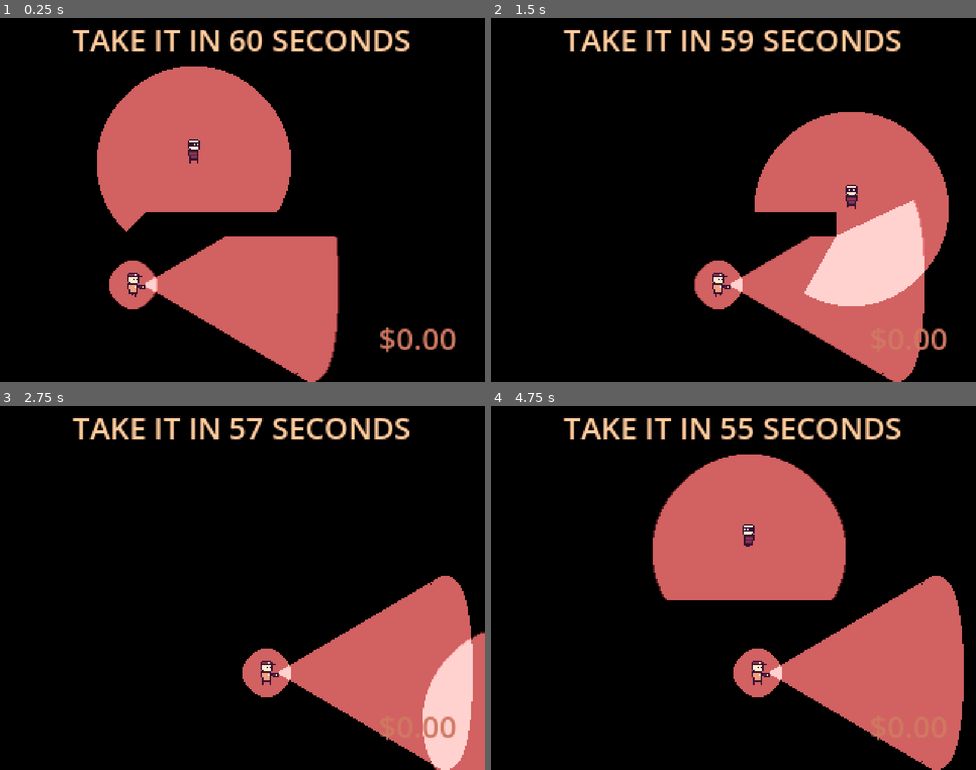
Above: before the commit, frames 1-4 (two rows, left to right).
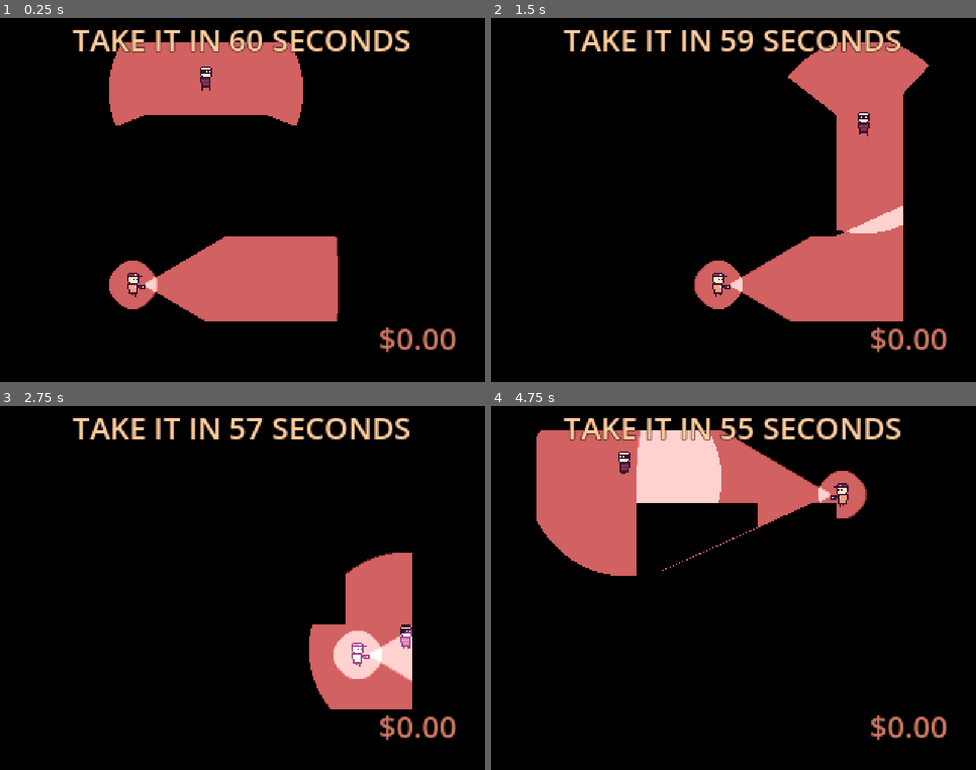
Above: after the commit, the same moments.

Repository: delano-vevo/take-it-in
Game: Godot game, scene res://Main.tscn
Two runs of this game, one before a commit and one after it. Both use one fixed random seed, a clock stepped at 60 frames per second and the inputs below.
Inputs (mouse positions are in pixels of both pictures, inside the frame that each line leads up to):
- Up to frame 1 (0.25 s): no input
- Up to frame 2 (1.5 s): tap Enter at 0.5 s; move the mouse to (840, 181) at 0.52 s; press the mouse at (840, 181) at 0.53 s; hold D (move_right) 0.53-1.28 s; move the mouse to (636, 218) at 1.27 s; release the mouse at (636, 218) at 1.28 s; hold S (move_down) from 1.28 s (still down); click (636, 218) at 1.35 s
- Up to frame 3 (2.75 s): move the mouse to (291, 507) at 2.02 s; release S (move_down) at 2.03 s; press the mouse at (291, 507) at 2.03 s; hold D (move_right) from 2.03 s (still down)
- Up to frame 4 (4.75 s): move the mouse to (709, 660) at 2.77 s; release D (move_right) at 2.78 s; release the mouse at (709, 660) at 2.78 s; hold W (move_up) 2.78-3.53 s; click (709, 660) at 2.85 s; move the mouse to (879, 642) at 3.52 s; press the mouse at (879, 642) at 3.53 s; hold A (move_left) from 3.53 s (still down); move the mouse to (588, 533) at 4.27 s; release the mouse at (588, 533) at 4.28 s; click (588, 533) at 4.35 s

The runs differ from the first frame. In frame 1, 17% of the frame differs, in the area x 20-70%, y 6-100%; in frame 2, 17%; in frame 3, 13%; in frame 4, 35%, in the area x 9-98%, y 6-100%.

Commit message:
Reworked enemy logic to use navigation agent and implemented a simple chase-the-player state; still no easy way to grab points for building patrol paths but maybe that's just my cross to bear forever

Diff:
--- /dev/null
+++ b/Entities/Enemies/BaseLogic/enemy_state_chase.gd
@@ -0,0 +1,42 @@
+extends State
+## Implements basic behavior for chasing down a player, using the NavigationAgent2D
+## in the parent node to chase after the player's last spotted position
+
+## State links
+@export var idle_state: State
+
+## Gameplay variables
+@onready var last_seen_position: Vector2 ## The position to move towards - the last seen position of the player
+
+func state_entered(parent: Entity) -> void:
+	print("Chasin the player ooooh!")
+	# TODO: add a little graphic here to indicate the enemy has spotted the player (read: rip off MGS)
+	# Capture the player's current position as the last seen position
+	last_seen_position = parent.player.global_position
+
+## Game loop
+func physics_process(delta: float, parent: Entity) -> State:
+	# Update the last seen position as long as the enemy has line of sight on the player
+	if (parent.look_for_player()):
+		# Update facing in parent to keep looking at the player
+		parent.facing = rad_to_deg(parent.global_position.angle_to_point(parent.player.global_position))
+		last_seen_position = parent.player.global_position
+	# Check if the enemy has yet reached the last seen position
+	if (parent.global_position.distance_to(last_seen_position) > parent.chase_speed * delta):
+		# Invoke the NavigationAgent in the Enemy to path to the next patrol point
+		parent.nav_agent.target_position = last_seen_position
+		var move_dir = parent.global_position.direction_to(parent.nav_agent.get_next_path_position())
+		# Pass calculated movement direction to the parent's physics code
+		parent.velocity = move_dir * parent.chase_speed
+		parent.move_and_slide()
+		# Pass calculated movement direction to the parent's animation blend positions
+		if (abs(move_dir.x) < 0.1): # Small threshold for x-movement to avoid weirdness on micro-adjustments from navigationagent
+			parent.set_blend_spaces(Vector2(0,sign(move_dir.y)))
+		else:
+			parent.set_blend_spaces(Vector2(sign(move_dir.x),0))
+	else:
+		# When the last seen position is reached, revert to idle state
+		parent.global_position = last_seen_position
+		return idle_state
+	# No exit conditions encountered - continue pursuit
+	return null
--- a/Entities/Enemies/BaseLogic/enemy_state_idle.gd
+++ b/Entities/Enemies/BaseLogic/enemy_state_idle.gd
@@ -4,6 +4,7 @@
 
 ## State links
 @export var patrol_state: State
+@export var chase_state: State
 
 ## Editor nodes
 @export var idle_wait: Timer ## The Timer that controls how long the enemy idles for before moving on
@@ -15,8 +16,11 @@
 	idle_wait.start()
 
 func process(delta: float, parent: Entity) -> State:
+	# Check to see if the player is spotted
+	if (parent.look_for_player()):
+		return chase_state
 	# Poll the wait timer to see if it's expired
-	if (idle_wait.is_stopped()):
+	elif (idle_wait.is_stopped()):
 		return patrol_state
 	else:
 		return null
--- a/Entities/Enemies/BaseLogic/enemy_state_patrol.gd
+++ b/Entities/Enemies/BaseLogic/enemy_state_patrol.gd
@@ -4,6 +4,7 @@
 
 ## State links
 @export var idle_state: State
+@export var chase_state: State
 
 ## Internal variables
 @onready var patrol_point: Vector2
@@ -15,16 +16,26 @@
 	patrol_point = parent.advance_patrol_point()
 
 func physics_process(delta: float, parent: Entity) -> State:
-	# Update animation blend spaces based on walk direction
-	# Walk the parent towards the next patrol point
+	# See if the enemy can spot the player
+	if (parent.look_for_player()):
+		return chase_state
+	# Walk the parent towards the next patrol point, if it's still out of range
 	if (parent.global_position.distance_to(patrol_point) > parent.move_speed * delta):
-		var move_dir = parent.global_position.direction_to(patrol_point)
-		# Set the blend spaces in the parent
-		parent.set_blend_spaces(move_dir)
-		# Apply movement to the enemy
+		# Invoke the NavigationAgent in the Enemy to path to the next patrol point
+		parent.nav_agent.target_position = patrol_point
+		var move_dir = parent.global_position.direction_to(parent.nav_agent.get_next_path_position())
+		# Pass calculated movement direction to the parent's physics code
 		parent.velocity = move_dir * parent.move_speed
 		parent.move_and_slide()
+		# Update the parent's facing direction based on movement
+		parent.facing = rad_to_deg(move_dir.angle())
+		# Pass calculated movement direction to the parent's animation blend positions
+		if (abs(move_dir.x) < 0.1): # Small threshold for x-movement to avoid weirdness on micro-adjustments from navigationagent
+			parent.set_blend_spaces(Vector2(0,sign(move_dir.y)))
+		else:
+			parent.set_blend_spaces(Vector2(sign(move_dir.x),0))
 	else:
+		# Snap to the patrol point and return to the idle state
 		parent.global_position = patrol_point
 		return idle_state
 	# No halts encountered - proceed with the patrol
--- a/Entities/Enemies/Guard/Guard.tscn
+++ b/Entities/Enemies/Guard/Guard.tscn
@@ -7,6 +7,7 @@
 [ext_resource type="Script" uid="uid://dvuleox15f5mw" path="res://Entities/Classes/state_machine.gd" id="5_b6mrl"]
 [ext_resource type="Script" uid="uid://bj8ilf2u7qr2" path="res://Entities/Enemies/BaseLogic/enemy_state_idle.gd" id="6_xpaf1"]
 [ext_resource type="Script" uid="uid://dxe8710shl248" path="res://Entities/Enemies/BaseLogic/enemy_state_patrol.gd" id="7_dl872"]
+[ext_resource type="Script" uid="uid://co1pdqx1iwxx6" path="res://Entities/Enemies/BaseLogic/enemy_state_chase.gd" id="8_dl872"]
 
 [sub_resource type="CapsuleShape2D" id="CapsuleShape2D_vvg72"]
 radius = 4.0
@@ -480,8 +481,11 @@
 nodes/MoveStateMachine/position = Vector2(-40, 100)
 node_connections = [&"output", 0, &"MoveStateMachine"]
 
-[node name="Guard" type="CharacterBody2D" unique_id=1008242168 node_paths=PackedStringArray("state_machine", "animation_tree")]
+[node name="Guard" type="CharacterBody2D" unique_id=1008242168 node_paths=PackedStringArray("nav_agent", "sight_ray", "state_machine", "animation_tree") groups=["enemies"]]
 script = ExtResource("1_74ekp")
+nav_agent = NodePath("NavigationAgent2D")
+sight_ray = NodePath("PlayerLookRay")
+chase_speed = 80.0
 state_machine = NodePath("StateMachine")
 animation_tree = NodePath("AnimationTree")
 move_speed = 50.0
@@ -519,15 +523,25 @@
 current_state = NodePath("Idle")
 parent = NodePath("..")
 
-[node name="Idle" type="Node" parent="StateMachine" unique_id=676996974 node_paths=PackedStringArray("patrol_state", "idle_wait")]
+[node name="Idle" type="Node" parent="StateMachine" unique_id=676996974 node_paths=PackedStringArray("patrol_state", "chase_state", "idle_wait")]
 script = ExtResource("6_xpaf1")
 patrol_state = NodePath("../Patrol")
+chase_state = NodePath("../Chase")
 idle_wait = NodePath("IdleWait")
 
 [node name="IdleWait" type="Timer" parent="StateMachine/Idle" unique_id=1993647230]
 wait_time = 4.0
 one_shot = true
 
-[node name="Patrol" type="Node" parent="StateMachine" unique_id=1904688254 node_paths=PackedStringArray("idle_state")]
+[node name="Patrol" type="Node" parent="StateMachine" unique_id=1904688254 node_paths=PackedStringArray("idle_state", "chase_state")]
 script = ExtResource("7_dl872")
 idle_state = NodePath("../Idle")
+chase_state = NodePath("../Chase")
+
+[node name="Chase" type="Node" parent="StateMachine" unique_id=135549549 node_paths=PackedStringArray("idle_state")]
+script = ExtResource("8_dl872")
+idle_state = NodePath("../Idle")
+
+[node name="NavigationAgent2D" type="NavigationAgent2D" parent="." unique_id=2061106403]
+
+[node name="PlayerLookRay" type="RayCast2D" parent="." unique_id=1506562719]
--- a/Entities/Enemies/Guard/guard.gd
+++ b/Entities/Enemies/Guard/guard.gd
@@ -1,5 +1,10 @@
 extends Enemy
+## Implements a simple Guard type enemy with a flashlight and a basic patrol route
 
+## Editor nodes
+@export var nav_agent: NavigationAgent2D ## The NavigationAgent2D this will use to traverse the level
+
+## Set the blend spaces for the guard's animations
 func set_blend_spaces(target: Vector2) -> void:
 	if (target.x != 0 and target.y != 0):
 		# Show the error for debugging
--- a/Entities/Enemies/enemy.gd
+++ b/Entities/Enemies/enemy.gd
@@ -6,9 +6,17 @@
 ## All Enemies will have a patrol path, defined as a list of points to move to (in global coordinates!);
 ## can be defined per-instance in level editing
 @export var patrol_path: Array[Vector2]
+@export var sight_ray: RayCast2D ## The RayCast used to detect line of sight to the player
+
+## Gameplay variables
+@export var max_look_range: float = 100.0 ## The maximum distance at which the guard will "spot" the player
+@export var max_look_angle: float = 60.0 ## The maximum angle, in degrees, that the player can be away from the enemy's facing direction and still be detected
+@export var chase_speed: float = 100.0 ## The speed at which the enemy runs when pursuing the player
 
 ## Internal variables
 @onready var next_patrol_point: int = 0 ## An index into the patrol_path array to point the enemy towards the next patrol point, when relevant
+@onready var player: Player ## Maintains a pointer to the Player node for LoS checks and the like
+@onready var facing: float ## The angle (IN DEGREES) that the enemy is currently facing
 
 ## Obtain the next patrol point based on internal index
 func get_next_patrol_point() -> Vector2:
@@ -20,3 +28,20 @@
 	if (next_patrol_point >= patrol_path.size()):
 		next_patrol_point = 0
 	return get_next_patrol_point()
+
+## Looks for the player and returns boolean indicating success/failure
+func look_for_player() -> bool:
+	# Only run when reference to player has been properly initialized
+	if (player != null):
+		# Check if the player is in range
+		if (global_position.distance_to(player.global_position) <= max_look_range):
+			# Check if the player is in the same direction the enemy is currently facing
+			if (abs(rad_to_deg(global_position.angle_to_point(player.global_position)) - facing) <= max_look_angle):
+				# Update the raycast and check if it sees the player
+				sight_ray.target_position = player.global_position - global_position
+				sight_ray.force_raycast_update()
+				if (sight_ray.get_collider() is Player):
+					# If all of these conditions are met, the enemy can see the player!
+					return true
+	# No success condition encountered - report failure
+	return false
--- a/Environment/Wall.tscn
+++ b/Environment/Wall.tscn
@@ -6,7 +6,7 @@
 [sub_resource type="OccluderPolygon2D" id="OccluderPolygon2D_c55ln"]
 polygon = PackedVector2Array(0, 0, 16, 0, 16, 16, 0, 16)
 
-[node name="Wall" type="StaticBody2D" unique_id=676972316]
+[node name="Wall" type="StaticBody2D" unique_id=676972316 groups=["navigation_polygon_source_geometry_group"]]
 
 [node name="Polygon2D" type="Polygon2D" parent="." unique_id=1874840401]
 color = Color(0, 0, 0, 1)
--- a/Levels/Level1.tscn
+++ b/Levels/Level1.tscn
@@ -1,13 +1,21 @@
 [gd_scene format=3 uid="uid://cl3j8ys3euhdn"]
 
+[ext_resource type="Script" uid="uid://cs4ixfa7pmr8q" path="res://Levels/level.gd" id="1_fhqol"]
 [ext_resource type="PackedScene" uid="uid://brobwy7lfpdj8" path="res://Environment/Wall.tscn" id="1_w77jt"]
 [ext_resource type="PackedScene" uid="uid://dpyjy1eev83g3" path="res://Entities/Enemies/Guard/Guard.tscn" id="2_3anf8"]
 
+[sub_resource type="NavigationPolygon" id="NavigationPolygon_c55ln"]
+vertices = PackedVector2Array(263, 50.640625, 263, 193.02344, 237, 133.79688, 237, 57.976563, 303, 25, 303, 193.02344, 297, 193.02344, 297, 50.640625, 37.75, 25, 203, 57.976563, 182.11719, 55, 203, 119, 121, 119, 121, 89, 182.11719, 89, 106.00781, 55, 106.00781, 57.976563, 87, 57.976563, 37.75, 215, 87, 133.79688, 102.796875, 215, 94.24219, 153, 103.4375, 193.02344, 94.24219, 133.79688, 229.60156, 153, 229.60156, 133.79688, 103.4375, 230, 102.796875, 230)
+polygons = Array[PackedInt32Array]([PackedInt32Array(0, 1, 2, 3), PackedInt32Array(4, 5, 6, 7), PackedInt32Array(8, 4, 7, 0), PackedInt32Array(8, 0, 3, 9, 10), PackedInt32Array(11, 12, 13, 14), PackedInt32Array(9, 11, 14, 10), PackedInt32Array(8, 10, 15), PackedInt32Array(15, 16, 17, 8), PackedInt32Array(18, 8, 17, 19), PackedInt32Array(20, 18, 19, 21, 22), PackedInt32Array(19, 23, 21), PackedInt32Array(24, 25, 2, 1), PackedInt32Array(24, 1, 22, 21), PackedInt32Array(20, 22, 26, 27)])
+outlines = Array[PackedVector2Array]([PackedVector2Array(0, 0, 328, 0, 328, 240, 0, 240)])
+source_geometry_mode = 2
+
 [node name="Level1" type="Node2D" unique_id=792643418]
+script = ExtResource("1_fhqol")
 
 [node name="Floor" type="Polygon2D" parent="." unique_id=868716719]
 color = Color(0.654902, 0.32156864, 0.32156864, 1)
-polygon = PackedVector2Array(0, 0, 360, 0, 360, 240, 0, 240)
+polygon = PackedVector2Array(0, 0, 320, 0, 320, 240, 0, 240)
 
 [node name="Walls" type="Node2D" parent="." unique_id=1832339978]
 
@@ -15,8 +23,45 @@
 position = Vector2(96, 128)
 scale = Vector2(8.239999, 1)
 
+[node name="Wall2" parent="Walls" unique_id=789522874 instance=ExtResource("1_w77jt")]
+position = Vector2(96.00001, 200)
+scale = Vector2(17.437311, 3.0172372)
+
+[node name="Wall3" parent="Walls" unique_id=1142280897 instance=ExtResource("1_w77jt")]
+position = Vector2(96, 64)
+scale = Vector2(1, 3.9864519)
+
+[node name="Wall4" parent="Walls" unique_id=1811844434 instance=ExtResource("1_w77jt")]
+position = Vector2(212, 64)
+scale = Vector2(1, 3.9864519)
+
+[node name="Wall5" parent="Walls" unique_id=1198485615 instance=ExtResource("1_w77jt")]
+position = Vector2(112, 64)
+scale = Vector2(4.0077214, 1)
+
+[node name="Wall6" parent="Walls" unique_id=1933121984 instance=ExtResource("1_w77jt")]
+scale = Vector2(1.8499438, 14.970319)
+
+[node name="Wall7" parent="Walls" unique_id=1607898885 instance=ExtResource("1_w77jt")]
+position = Vector2(28, 224)
+scale = Vector2(4.3199997, 1)
+
+[node name="Wall8" parent="Walls" unique_id=1111500459 instance=ExtResource("1_w77jt")]
+position = Vector2(272, 50)
+scale = Vector2(1, 10.639998)
+
+[node name="Wall9" parent="Walls" unique_id=303591013 instance=ExtResource("1_w77jt")]
+position = Vector2(312, 0)
+scale = Vector2(1, 12.679998)
+
+[node name="Wall10" parent="Walls" unique_id=2074992271 instance=ExtResource("1_w77jt")]
+scale = Vector2(19.64, 1)
+
 [node name="Enemies" type="Node2D" parent="." unique_id=1527932540]
 
 [node name="Guard" parent="Enemies" unique_id=1008242168 instance=ExtResource("2_3anf8")]
 position = Vector2(76, 176)
-patrol_path = Array[Vector2]([Vector2(76, 176), Vector2(176, 176)])
+patrol_path = Array[Vector2]([Vector2(76, 176), Vector2(254, 176), Vector2(254, 48), Vector2(254, 176)])
+
+[node name="NavigationRegion2D" type="NavigationRegion2D" parent="." unique_id=1625386280]
+navigation_polygon = SubResource("NavigationPolygon_c55ln")
--- /dev/null
+++ b/Levels/level.gd
@@ -0,0 +1,5 @@
+class_name Level
+extends Node2D
+## Defines base logic for a game level
+
+## Checks whether a given point is in this level's navigation region
--- a/Main.tscn
+++ b/Main.tscn
@@ -31,7 +31,7 @@
 [node name="Level1" parent="." unique_id=792643418 instance=ExtResource("3_r0du0")]
 
 [node name="Player" parent="." unique_id=1364859685 instance=ExtResource("2_uu6xs")]
-position = Vector2(128, 96)
+position = Vector2(136, 48)
 
 [node name="UILayer" type="CanvasLayer" parent="." unique_id=2049434255]
 layer = 1000
--- a/main.gd
+++ b/main.gd
@@ -23,6 +23,9 @@
 	RenderingServer.set_default_clear_color(Color("a75252"))
 	# Initialize UI elements
 	money_ui.set_money(0)
+	# Pass player reference to all enemies
+	for enemy in get_tree().get_nodes_in_group("enemies"):
+		enemy.player = player
 
 ## Game loop
 func _process(delta: float) -> void:
--- a/project.godot
+++ b/project.godot
@@ -26,6 +26,8 @@
 [global_group]
 
 goodies=""
+navigation_polygon_source_geometry_group=""
+enemies=""
 
 [input]
 
Not shown, added: Entities/Enemies/BaseLogic/enemy_state_chase.gd.uid
Not shown, added: Levels/level.gd.uid
